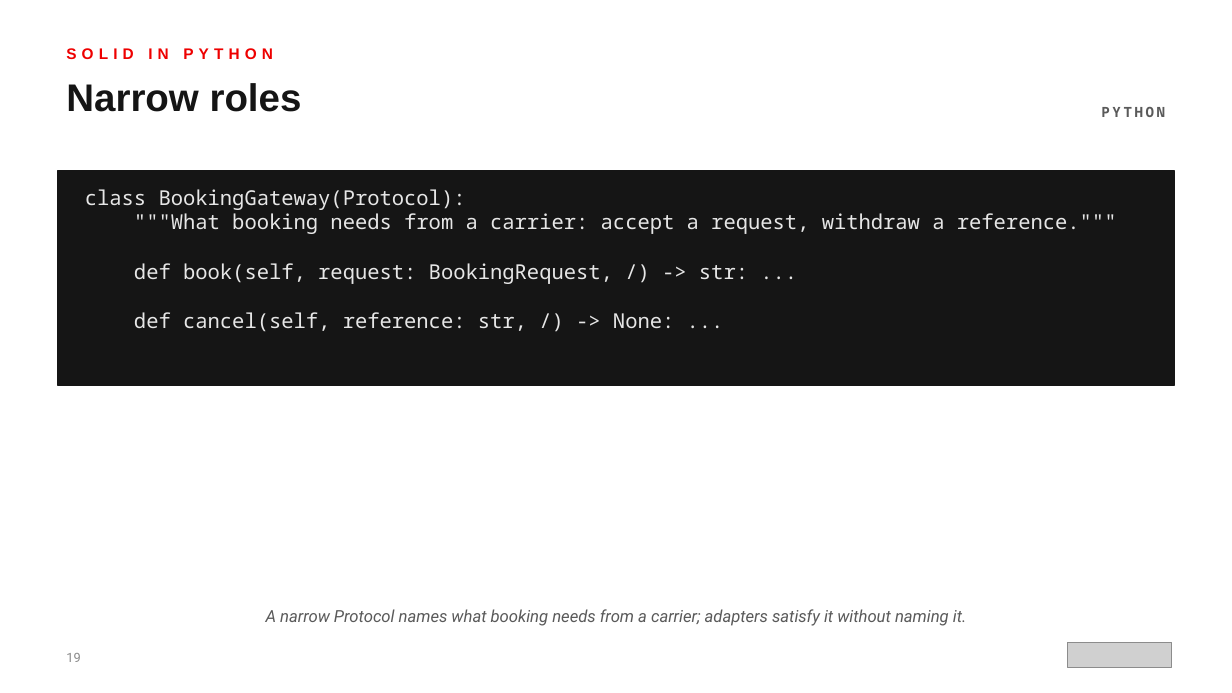
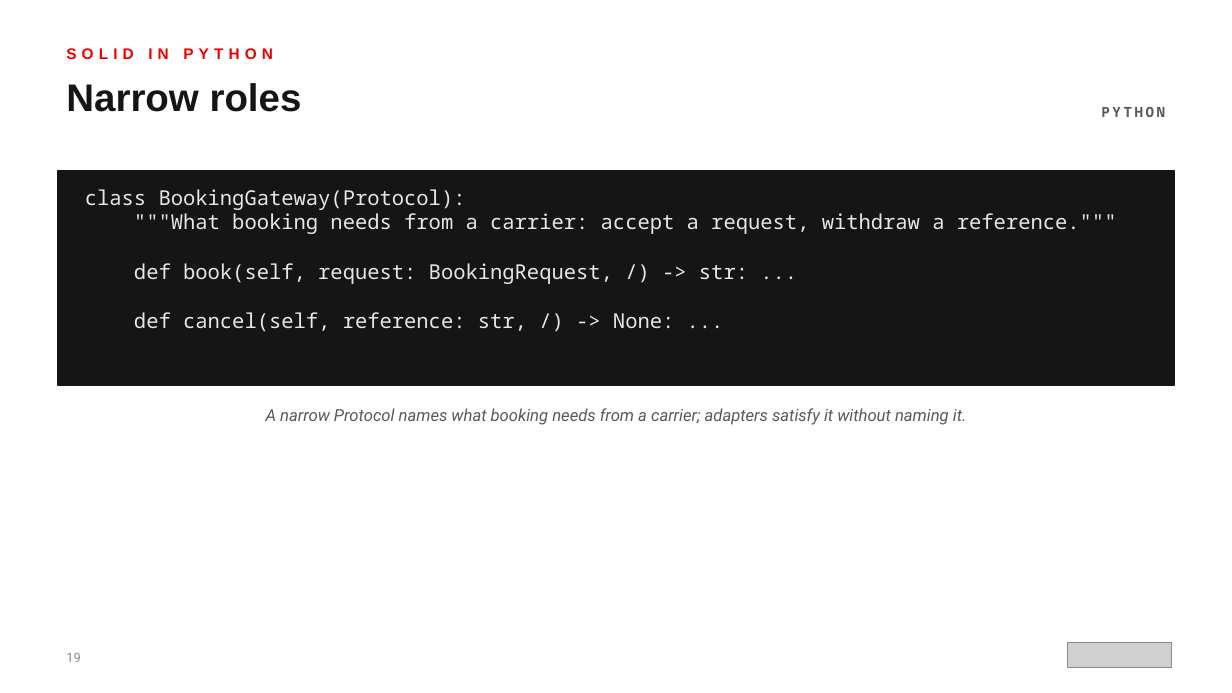
Before and after one commit to patterncatalyst/design-patterns-with-python, a slide deck: slide 19 of presentation/design-patterns-with-python-101-patterns-and-solid.pptx. Drawn at 1232x693 pixels with LibreOffice and Linux fonts; fonts in the diff are those of the drawing; grey boxes stand for pictures. Boxes give left, top, right and bottom in pixels: in the first picture for what was removed or moved away, otherwise in the second. Text is boxed around its words. In the diff, an @@ line names an element or a change of style, - is before the commit and + after.

```diff
--- a/presentation/design-patterns-with-python-101-patterns-and-solid.pptx
+++ b/presentation/design-patterns-with-python-101-patterns-and-solid.pptx
@@ text "A narrow Protocol names what ..." moved from (x1=266, y1=609, x2=966, y2=626) to (x1=266, y1=408, x2=966, y2=425) @@
```
Also in this commit, not shown: 23 other slides changed, 5 other files.
